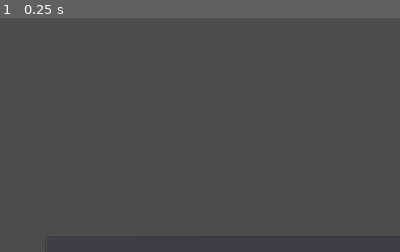
Above: before the commit, frame 1.
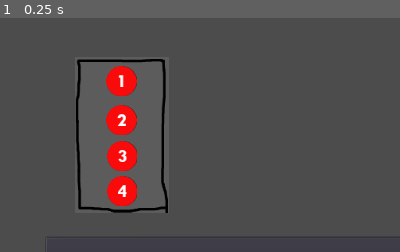
Above: after the commit, the same moment.

Repository: NSCarter/Five-Nights-At-The-Foundation
Game: Godot game, scene res://Scenes/Controls.tscn
Two runs of this game, one before a commit and one after it. Both use one fixed random seed, a clock stepped at 60 frames per second and the inputs below.
Inputs:
- Up to frame 1 (0.25 s): no input
The pictures show only the part of the screen within x 0-50%, y 34-84%; the shares and areas given below are measured in that part.

The runs differ from the first frame. In frame 1, 4.6% of the frame differs, in the area x 19-42%, y 17-84%.

Commit message:
Added a fuse box

Diff:
--- a/Scenes/Controls.tscn
+++ b/Scenes/Controls.tscn
@@ -1,10 +1,15 @@
-[gd_scene load_steps=6 format=2]
+[gd_scene load_steps=11 format=2]
 
 [ext_resource path="res://Scripts/CamerasButton.gd" type="Script" id=1]
 [ext_resource path="res://Assests/Images/SCP 682/AcidLeverDown.png" type="Texture" id=2]
 [ext_resource path="res://Assests/Images/SCP 682/AcidLeverUp.png" type="Texture" id=3]
 [ext_resource path="res://Scripts/Controls.gd" type="Script" id=4]
 [ext_resource path="res://Scripts/AcidLever.gd" type="Script" id=5]
+[ext_resource path="res://Assests/Images/SCP 017/FuseBoxOpened.png" type="Texture" id=6]
+[ext_resource path="res://Assests/Images/SCP 017/Fuse3.png" type="Texture" id=7]
+[ext_resource path="res://Assests/Images/SCP 017/Fuse1.png" type="Texture" id=8]
+[ext_resource path="res://Assests/Images/SCP 017/Fuse4.png" type="Texture" id=9]
+[ext_resource path="res://Assests/Images/SCP 017/Fuse2.png" type="Texture" id=10]
 
 [node name="Node2D" type="Node2D"]
 script = ExtResource( 4 )
@@ -25,6 +30,41 @@
 texture_pressed = ExtResource( 2 )
 script = ExtResource( 5 )
 
+[node name="FuseBox" type="TextureButton" parent="."]
+margin_left = 96.0
+margin_top = 252.0
+margin_right = 222.0
+margin_bottom = 420.0
+texture_normal = ExtResource( 6 )
+
+[node name="Fuse1" type="TextureButton" parent="FuseBox"]
+margin_left = 39.7806
+margin_top = 12.449
+margin_right = 78.7806
+margin_bottom = 51.449
+texture_normal = ExtResource( 8 )
+
+[node name="Fuse2" type="TextureButton" parent="FuseBox"]
+margin_left = 39.7806
+margin_top = 62.0
+margin_right = 78.7806
+margin_bottom = 101.0
+texture_normal = ExtResource( 10 )
+
+[node name="Fuse3" type="TextureButton" parent="FuseBox"]
+margin_left = 40.7245
+margin_top = 107.775
+margin_right = 79.7245
+margin_bottom = 146.775
+texture_normal = ExtResource( 7 )
+
+[node name="Fuse4" type="TextureButton" parent="FuseBox"]
+margin_left = 40.7245
+margin_top = 152.607
+margin_right = 79.7245
+margin_bottom = 191.607
+texture_normal = ExtResource( 9 )
+
 [connection signal="mouse_entered" from="CamerasButton" to="CamerasButton" method="_on_CamerasButton_mouse_entered"]
 [connection signal="mouse_exited" from="CamerasButton" to="CamerasButton" method="_on_CamerasButton_mouse_exited"]
 [connection signal="button_down" from="AcidLever" to="AcidLever" method="_on_AcidLever_button_down"]
Binary file added: Assests/Images/SCP 017/Fuse1.png
Not shown, added: Assests/Images/SCP 017/Fuse1.png.import
Binary file added: Assests/Images/SCP 017/Fuse2.png
Not shown, added: Assests/Images/SCP 017/Fuse2.png.import
Binary file added: Assests/Images/SCP 017/Fuse3.png
Not shown, added: Assests/Images/SCP 017/Fuse3.png.import
Binary file added: Assests/Images/SCP 017/Fuse4.png
Not shown, added: Assests/Images/SCP 017/Fuse4.png.import
Binary file added: Assests/Images/SCP 017/FuseBoxClosed.png
Not shown, added: Assests/Images/SCP 017/FuseBoxClosed.png.import
Binary file added: Assests/Images/SCP 017/FuseBoxOpened.png
Not shown, added: Assests/Images/SCP 017/FuseBoxOpened.png.import
(and 2 more such lines)
